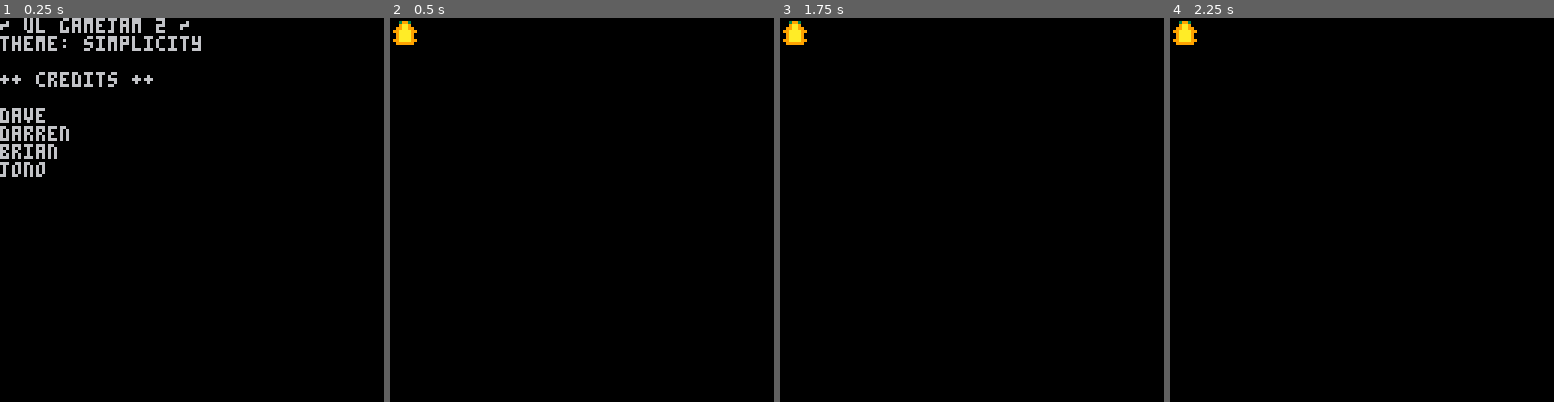
Above: before the commit, frames 1-4 (left to right).
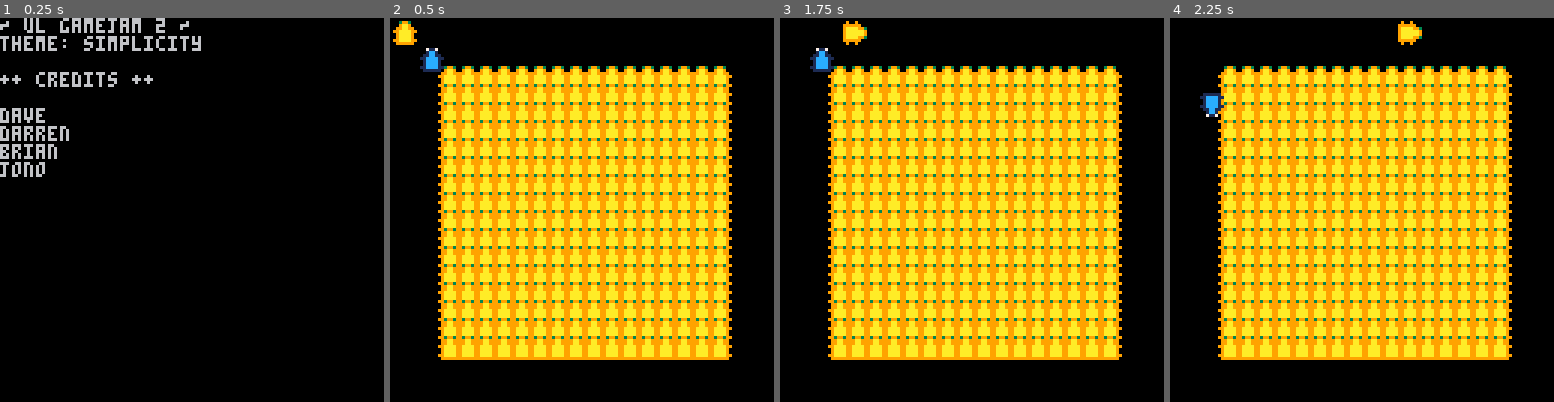
Above: after the commit, the same moments.

Repository: dave-ryley/ULGameJam2
Game: PICO-8 cartridge bin/build.p8
Two runs of this game, one before a commit and one after it. Both use one fixed random seed, a clock stepped at 60 frames per second and the inputs below.
Inputs:
- Up to frame 1 (0.25 s): no input
- Up to frame 2 (0.5 s): tap X (X key) at 0.33 s
- Up to frame 3 (1.75 s): tap O (Z key) at 0.7, 1.7 s; tap X (X key) at 1.07 s; hold Right from 1.6 s (still down); hold P2 Left from 1.6 s (still down)
- Up to frame 4 (2.25 s): tap X (X key) at 1.85 s; release Right at 2.1 s; release P2 Left at 2.1 s; tap O (Z key) at 2.1 s; hold Up from 2.15 s (still down); hold P2 Down from 2.15 s (still down)

Frame 1 is identical in both runs. In frame 2, 58% of the frame differs, in the area x 7-90%, y 7-90%; in frame 3, 58%, in the area x 0-90%, y 0-90%; in frame 4, 58%.

Commit message:
added sfx

Diff:
--- a/bin/build.p8
+++ b/bin/build.p8
@@ -2,17 +2,18 @@
 version 16
 
 __lua__
+
 --------------------------------------------------------------
 -- global parameters
 --------------------------------------------------------------
 mode = "menu"
-lastTime = time()
-deltaTime = 0
+lasttime = time()
+deltatime = 0
 
 function update_delta_time()
     local time = time()
-    deltaTime = time - lastTime
-    lastTime = time
+    deltatime = time - lasttime
+    lasttime = time
 end
 
 --------------------------------------------------------------
@@ -31,8 +32,8 @@
 --------------------------------------------------------------
 function play_sound(sound, channel)
     if type(sound) == "table" then
-        local soundIndex = math.random(#sound)
-        sfx(sound[soundIndex], channel)
+        local soundindex = math.random(#sound)
+        sfx(sound[soundindex], channel)
     else
         sfx(sound, channel)
     end
@@ -48,7 +49,44 @@
 function update_rate_limited_audio()
     for i = 1, #rate_limiters do
         if rate_limiters[i] > 0 then
-            rate_limiters[i] -= deltaTime
+            rate_limiters[i] -= deltatime
+        end
+    end
+end
+
+--------------------------------------------------------------
+-- main game jam parameters
+--------------------------------------------------------------
+jam = {}
+
+jam_width = 100
+jam_height = 100
+jam_block_size = 6
+jam_populated = false
+jam_offset = 10
+jam_sprite = 1
+jam_score = 100
+
+function jam_hash_func(vector)
+    return flr((vector.x - jam_offset) / jam_block_size), flr((vector.y - jam_offset) / jam_block_size)
+end
+
+function populate_jam()
+    for y = 1, flr(jam_height/jam_block_size) do
+        for x = 1, flr(jam_width/jam_block_size) do
+            jam[x] = jam[x] or {}
+            jam[x][y] = "full"
+        end
+    end
+    jam_populated = true
+end
+
+function draw_jam()
+    for y = 1, flr(jam_height/jam_block_size) do
+        for x = 1, flr(jam_width/jam_block_size) do
+            if jam[x][y] == "full" then
+                spr(jam_sprite, x * jam_block_size + jam_offset, y * jam_block_size + jam_offset)
+            end
         end
     end
 end
@@ -58,6 +96,7 @@
 --------------------------------------------------------------
 function menuloop()
     cls()
+    populate_jam()
     print('~ ul gamejam 2 ~');
     print('theme: simplicity');
     print('\n++ credits ++\n')
@@ -73,16 +112,37 @@
 end
 
 --------------------------------------------------------------
+-- main game functions
+--------------------------------------------------------------
+player1 = {}
+player1.speed = 5
+player1.x = 1
+player1.y = 1
+player1.sprite = 1
+player1.score = 0
+
+player2 = {}
+player2.speed = 5
+player2.x = 10
+player2.y = 10
+player2.sprite = 5
+player2.score = 0
+
+topleftperameter = 10
+bottomrightperameter = 110 -- dont know proper perameters yet
+
+--------------------------------------------------------------
+-- game start
+--------------------------------------------------------------
+
+function game_start()
+    jam_populated = false
+    populate_jam()
+end
+
+--------------------------------------------------------------
 -- main game loop
 --------------------------------------------------------------
-
-speed = 5
-player1x = 1
-player1y = 1
-player2x = 10
-player2y = 10
-topleftperameter = 5
-bottomrightperameter = 20 -- dont know proper perameters yet
 
 function clamp_move_topleft(pos, speed)
     pos += speed
@@ -101,30 +161,80 @@
 end
 
 function gameloop()
+    if not jam_populated then
+        populate_jam()
+    end
     --player 1 movement
-    if (btn(0,0) and player1x > topleftperameter) then player1x = clamp_move_topleft(player1x, -speed) end
-    if (btn(1,0) and player1x < bottomrightperameter) then player1x = clamp_move_bottomright(player1x, speed) end
-    if (btn(2,0) and player1y > topleftperameter) then player1y = clamp_move_topleft(player1y, -speed) end
-    if (btn(3,0) and player1y < bottomrightperameter) then player1y = clamp_move_bottomright(player1y, speed) end
+    if (btn(0,0) and player1.x > topleftperameter) then
+         player1.x = clamp_move_topleft(player1.x, -player1.speed)
+        player1.sprite = 4
+    end
+    if (btn(1,0) and player1.x < bottomrightperameter) then
+        player1.x = clamp_move_bottomright(player1.x, player1.speed)
+        player1.sprite = 2
+    end
+    if (btn(2,0) and player1.y > topleftperameter) then
+        player1.y = clamp_move_topleft(player1.y, -player1.speed)
+        player1.sprite = 1
+    end
+    if (btn(3,0) and player1.y < bottomrightperameter) then
+        player1.y = clamp_move_bottomright(player1.y, player1.speed)
+        player1.sprite = 3
+    end
+
+    local x, y = jam_hash_func(player1)
+    if jam[x] and jam[x][y] == "full" then
+        player1.score += jam_score
+        jam[x][y] = "empty"
+    end
+
     --player 2 movement
 
-    if (btn(0,1) and player2x > topleftperameter) then player2x = clamp_move_topleft(player2x, -speed) end
-    if (btn(1,1) and player2x < bottomrightperameter) then player2x = clamp_move_bottomright(player2x, speed) end
-    if (btn(2,1) and player2y > topleftperameter) then player2y = clamp_move_topleft(player2y, -speed) end
-    if (btn(3,1) and player2y < bottomrightperameter) then player2y = clamp_move_bottomright(player2y, speed) end
-
-    if btn(4) then
-        mode = "end"
-    end
+    if (btn(0,1) and player2.x > topleftperameter) then
+        player2.x = clamp_move_topleft(player2.x, -player2.speed)
+        player2.sprite = 8
+    end
+    if (btn(1,1) and player2.x < bottomrightperameter) then
+        player2.x = clamp_move_bottomright(player2.x, player2.speed)
+        player2.sprite = 6
+    end
+    if (btn(2,1) and player2.y > topleftperameter) then
+        player2.y = clamp_move_topleft(player2.y, -player2.speed)
+        player2.sprite = 5
+    end
+    if (btn(3,1) and player2.y < bottomrightperameter) then
+        player2.y = clamp_move_bottomright(player2.y, player2.speed)
+        player2.sprite = 7
+    end
+
+    x, y = jam_hash_func(player2)
+    if jam[x] and jam[x][y] == "full" then
+        player2.score += jam_score
+        jam[x][y] = "empty"
+    end
+
+    -- if btn(4) then
+    --     mode = "end"
+    -- end
 end
 
 function gamedrawloop()
     cls()
-    spr(1,player1x,player1y)
-    spr(2,player2x,player2y)
-end
-
+    draw_jam()
+    spr(player1.sprite,player1.x,player1.y)
+    spr(player2.sprite,player2.x,player2.y)
+end
+
+--------------------------------------------------------------
+-- main end screen loop
+--------------------------------------------------------------
 function endloop()
+    cls()
+    print("game over");
+    if btn(4) or btn(5) then
+        mode = "menu"
+        cls()
+    end
 end
 
 function enddrawloop()
@@ -134,10 +244,6 @@
 -- main update loops
 --------------------------------------------------------------
 function _update()
-
-    update_delta_time()
-    update_rate_limited_audio()
-
     if mode == "menu" then
         menuloop()
     elseif mode == "game" then
@@ -154,23 +260,75 @@
     elseif mode == "game" then
         gamedrawloop()
     elseif mode == "end" then
-        enddrawloop()
+        -- enddrawloop()
     end
 end
 
 __gfx__
-00000000003993000000000000000000000000000000000000000000000000000000000000000000000000000000000000000000000000000000000000000000
-00000000009aa9000000000000000000000000000000000000000000000000000000000000000000000000000000000000000000000000000000000000000000
-00700700099aa9900000000000000000000000000000000000000000000000000000000000000000000000000000000000000000000000000000000000000000
-0007700099aaaa990000000000000000000000000000000000000000000000000000000000000000000000000000000000000000000000000000000000000000
-0007700009aaaa900000000000000000000000000000000000000000000000000000000000000000000000000000000000000000000000000000000000000000
-0070070009aaaa900000000000000000000000000000000000000000000000000000000000000000000000000000000000000000000000000000000000000000
-0000000099aaaa990000000000000000000000000000000000000000000000000000000000000000000000000000000000000000000000000000000000000000
-00000000099999900000000000000000000000000000000000000000000000000000000000000000000000000000000000000000000000000000000000000000
+00000000003993000900900009999990000900900071170001001000011111100001001077700000000007770000000077777777000000000000000077000000
+00000000009aa9009999990099aaaa9900999999001cc1001111110011cccc110011111177700000000077770000000077777777000000000000000070000000
+00700700099aa9909aaaa99309aaaa90399aaaa9011cc1101cccc11701cccc10711cccc177700000000777770000000077777777000000000000000000000000
+0007700099aaaa999aaaaaa909aaaa909aaaaaa911cccc111cccccc101cccc101cccccc177700000007777700000000000000000000000000000000000000000
+0007700009aaaa909aaaaaa999aaaa999aaaaaa901cccc101cccccc111cccc111cccccc177700000077777000000000000000000000000000000000000000000
+0070070009aaaa909aaaa993099aa990399aaaa901cccc101cccc117011cc110711cccc177700000777770007777777700000000000000000000000000000000
+0000000099aaaa9999999900009aa9000099999911cccc1111111100001cc1000011111177700000777700007777777700000000000000070000000000000000
+00000000099999900900900000399300000900900111111001001000007117000001001077700000777000007777777700000000000000770000000000000000
+
 __gff__
 
 __map__
-…(4 lines of a section not shown)…
+000a000000000000000000000000000000000000000000000000000000000000000000000000000000000000000000000000000000000000000000000000000000000000000000000000000000000000000000000000000000000000000000000000000000000000000000000000000000000000000000000000000000000000
+0a0f00000000000000000000001c000000000000000000000000000000000000000000000000000000000000000000000000000000000000000000000000000000000000000000000000000000000000000000000000000000000000000000000000000000000000000000000000000000000000000000000000000000000000
+0d0a00000000000000000000001c1c0000000000000000000000000000000000000000000000000000000000000000000000000000000000000000000000000000000000000000000000000000000000000000000000000000000000000000000000000000000000000000000000000000000000000000000000000000000000
+0a0f00000000000000000000001c1c0000000000000000000000000000000000000000000000000000000000000000000000000000000000000000000000000000000000000000000000000000000000000000000000000000000000000000000000000000000000000000000000000000000000000000000000000000000000
+091c00000000000000000000001c1c0000000000000000000000000000000000000000000000000000000000000000000000000000000000000000000000000000000000000000000000000000000000000000000000000000000000000000000000000000000000000000000000000000000000000000000000000000000000
+091c00000000000000000000001c1c0000000000000000000000000000000000000000000000000000000000000000000000000000000000000000000000000000000000000000000000000000000000000000000000000000000000000000000000000000000000000000000000000000000000000000000000000000000000
+091c00000000000000000000001c1c0000000000000000000000000000000000000000000000000000000000000000000000000000000000000000000000000000000000000000000000000000000000000000000000000000000000000000000000000000000000000000000000000000000000000000000000000000000000
+091c00000000000000000000001c1c0000000000000000000000000000000000000000000000000000000000000000000000000000000000000000000000000000000000000000000000000000000000000000000000000000000000000000000000000000000000000000000000000000000000000000000000000000000000
+091c00000000000000000000001c1c0000000000000000000000000000000000000000000000000000000000000000000000000000000000000000000000000000000000000000000000000000000000000000000000000000000000000000000000000000000000000000000000000000000000000000000000000000000000
+091c00000000000000000000001c1c0000000000000000000000000000000000000000000000000000000000000000000000000000000000000000000000000000000000000000000000000000000000000000000000000000000000000000000000000000000000000000000000000000000000000000000000000000000000
+091c000000000000000000001c1c1c0000000000000000000000000000000000000000000000000000000000000000000000000000000000000000000000000000000000000000000000000000000000000000000000000000000000000000000000000000000000000000000000000000000000000000000000000000000000
+091c0000000000001c1c1c1c1c1c1c0000000000000000000000000000000000000000000000000000000000000000000000000000000000000000000000000000000000000000000000000000000000000000000000000000000000000000000000000000000000000000000000000000000000000000000000000000000000
+091c00001c1c1c1c1c1c1c1c1c1c1c0000000000000000000000000000000000000000000000000000000000000000000000000000000000000000000000000000000000000000000000000000000000000000000000000000000000000000000000000000000000000000000000000000000000000000000000000000000000
+0b0b0b0b0b0b0b0b0b0b0b0b0b0b0b0b00000000000000000000000000000000000000000000000000000000000000000000000000000000000000000000000000000000000000000000000000000000000000000000000000000000000000000000000000000000000000000000000000000000000000000000000000000000
+…(41 lines of a section not shown)…
Not shown, changed: the music (__music__) section of bin/build.p8
Not shown, changed: the sound effects (__sfx__) section of bin/build.p8
Not shown, changed: the music (__music__) section of src/assets/sfx.p8
Not shown, changed: the sound effects (__sfx__) section of src/assets/sfx.p8
